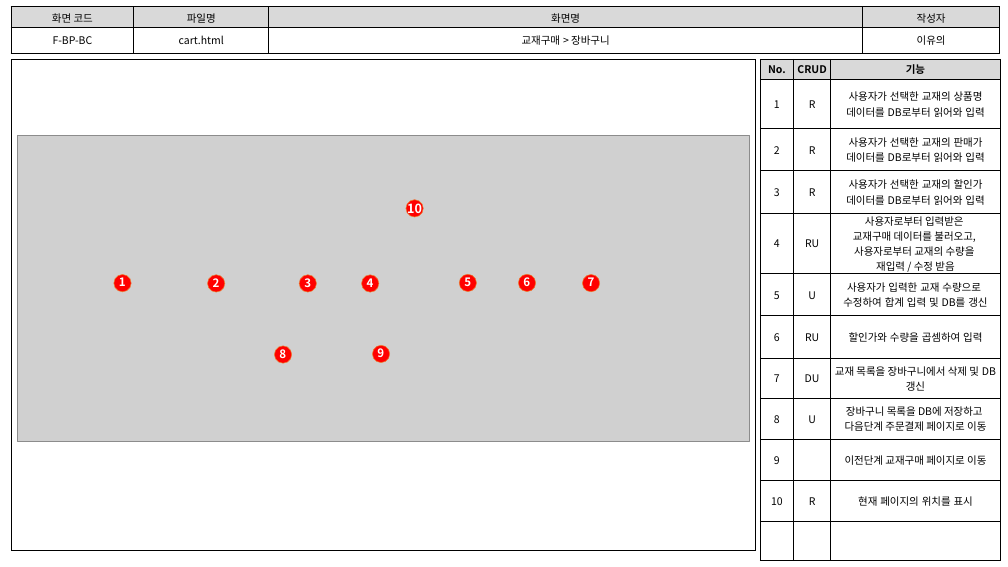
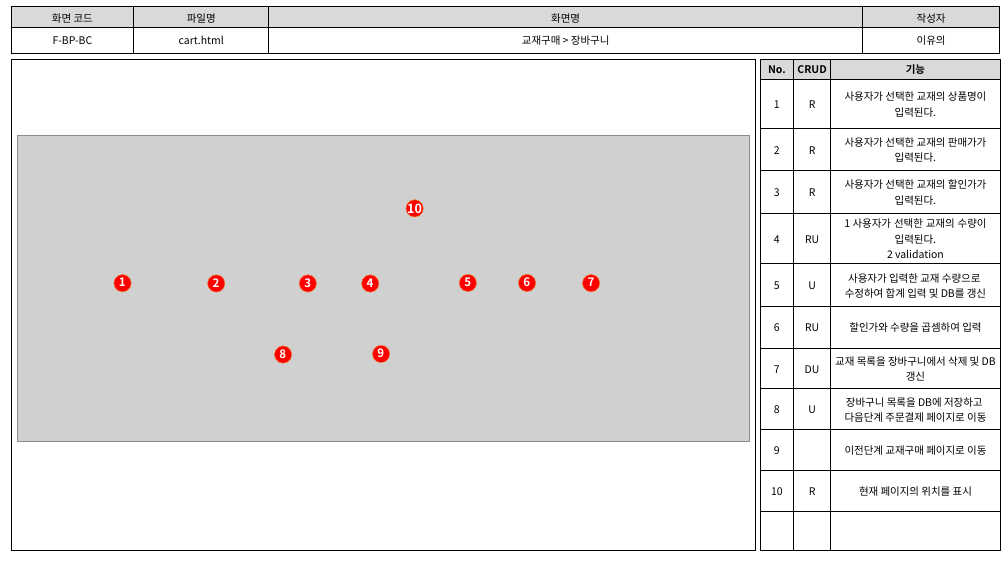
Before and after one commit to index506/cosmo6th_3thGroup, a slide deck: slide 2 of 3rd_Project/Member/Lee/기능,화면,테스트 문서/3th_Project_화면 설계도(이유의).pptx. Drawn at 1008x567 pixels with LibreOffice and Linux fonts; fonts in the diff are those of the drawing; grey boxes stand for pictures. Boxes give left, top, right and bottom in pixels: in the first picture for what was removed or moved away, otherwise in the second. Text is boxed around its words. In the diff, an @@ line names an element or a change of style, - is before the commit and + after.

```diff
--- a/3rd_Project/Member/Lee/기능,화면,테스트 문서/3th_Project_화면 설계도(이유의).pptx
+++ b/3rd_Project/Member/Lee/기능,화면,테스트 문서/3th_Project_화면 설계도(이유의).pptx
@@ table at [761,60,1001,551] @@
-row 2, column 3: 사용자가 선택한 교재의 상품명 데이터를 DB로부터 읽어와 입력
+row 2, column 3: 사용자가 선택한 교재의 상품명이 입력된다.
-row 3, column 3: 사용자가 선택한 교재의 판매가 데이터를 DB로부터 읽어와 입력
+row 3, column 3: 사용자가 선택한 교재의 판매가가 입력된다.
-row 4, column 3: 사용자가 선택한 교재의 할인가 데이터를 DB로부터 읽어와 입력
+row 4, column 3: 사용자가 선택한 교재의 할인가가 입력된다.
-row 5, column 3: 사용자로부터 입력받은 / 교재구매 데이터를 불러오고, / 사용자로부터 교재의 수량을 / 재입력 / 수정 받음
+row 5, column 3: 1 사용자가 선택한 교재의 수량이 입력된다. / 2 validation
```
Also in this commit, not shown: 4 other slides changed, 14 other files.
